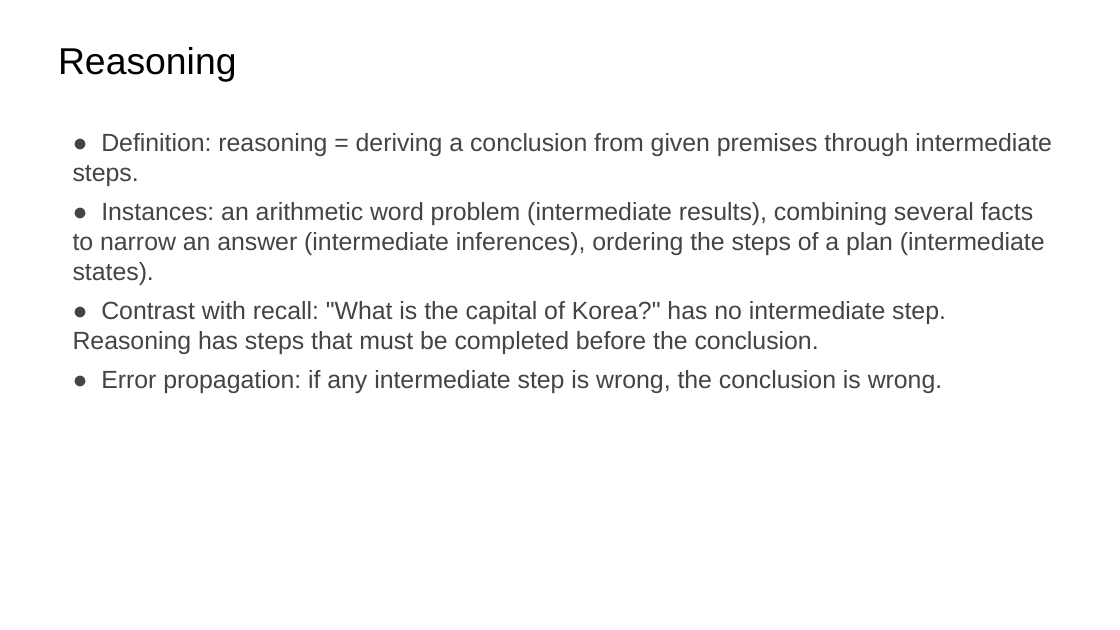
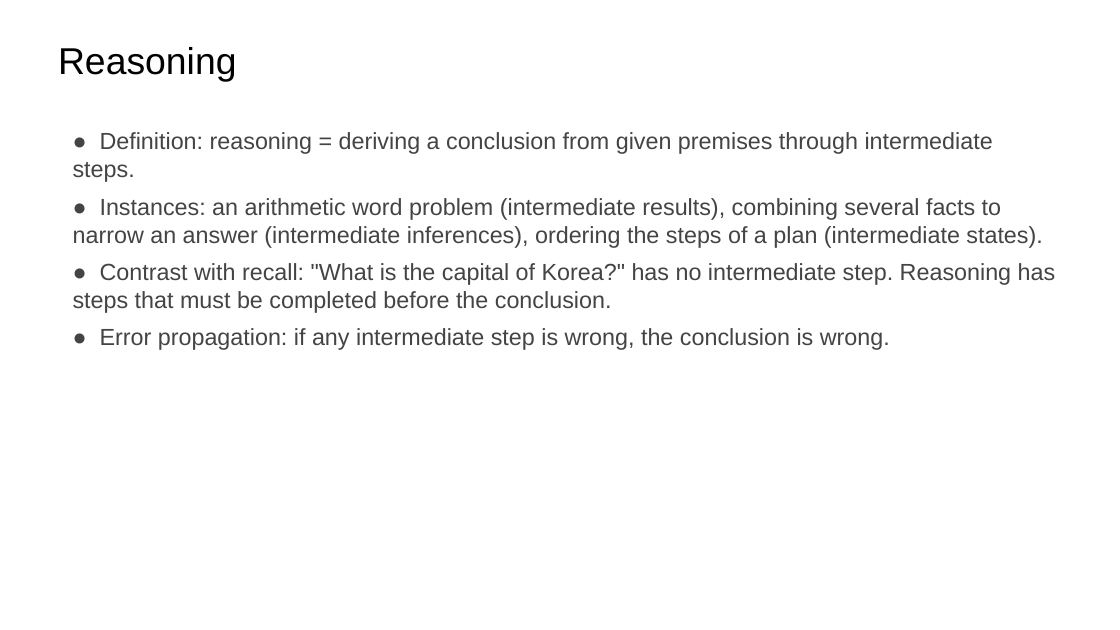
Before and after one commit to ralbu85/stml_2026, a slide deck: slide 5 of lectures/week02/slides-draft-w2.pptx. Drawn at 1120x630 pixels with LibreOffice and Linux fonts; fonts in the diff are those of the drawing. Boxes give left, top, right and bottom in pixels: in the first picture for what was removed or moved away, otherwise in the second. Text is boxed around its words. In the diff, an @@ line names an element or a change of style, - is before the commit and + after.

```diff
--- a/lectures/week02/slides-draft-w2.pptx
+++ b/lectures/week02/slides-draft-w2.pptx
@@ text "● Definition: reasoning = deriving ..." at <box>73,132,1056,350</box>: size 16 to 15 pt @@
```
Also in this commit, not shown: 11 other slides changed, 1 other file.
